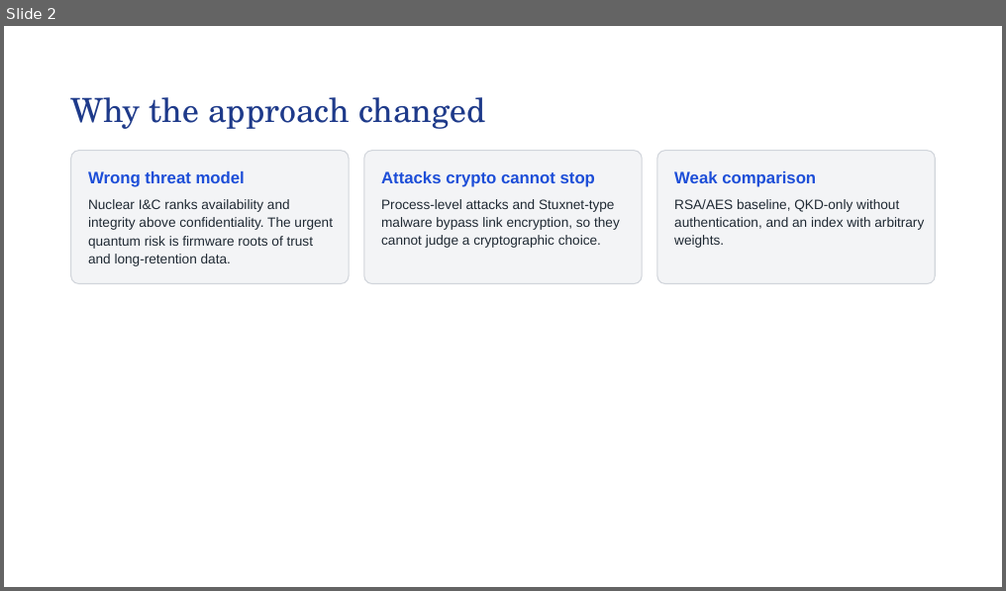
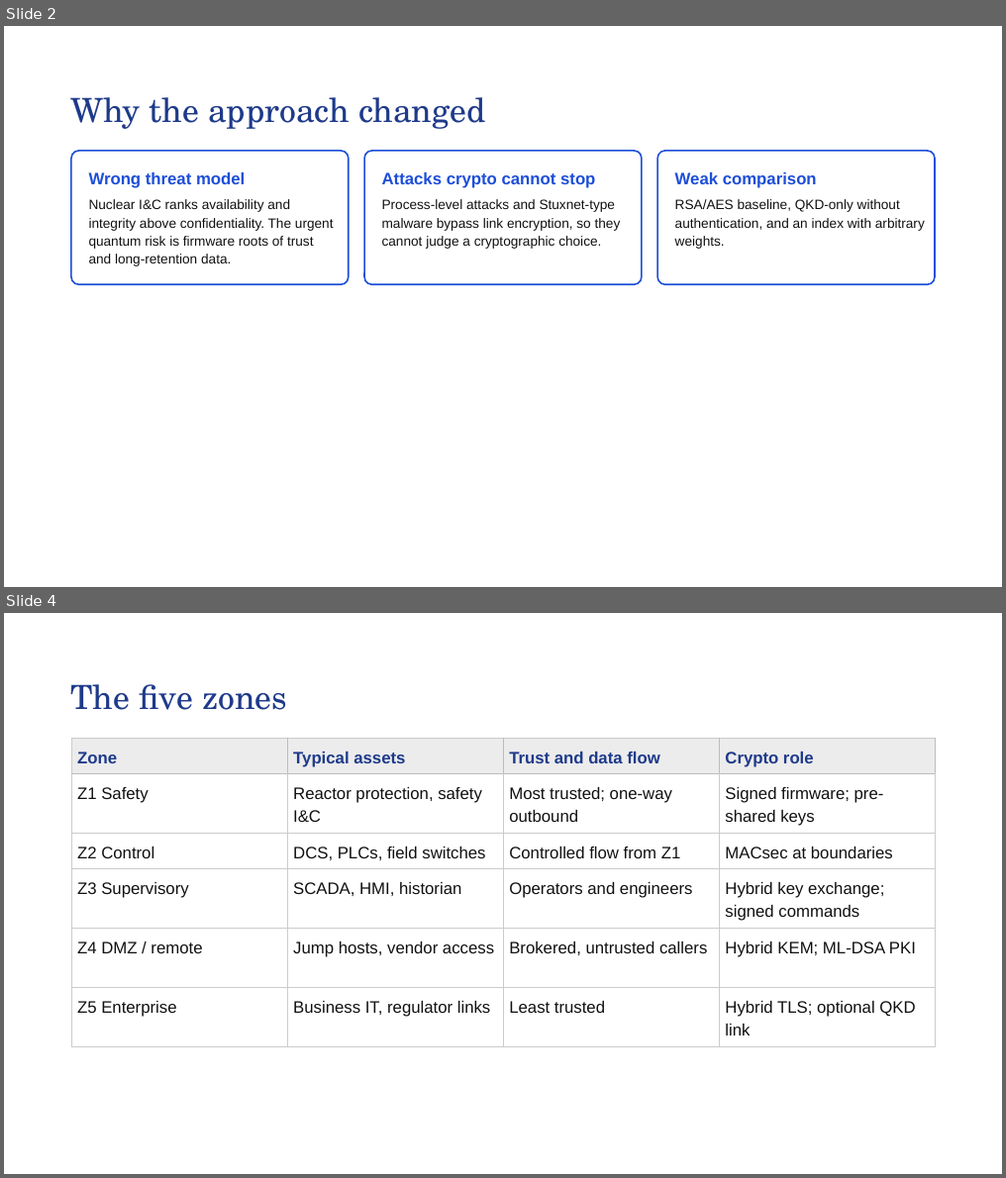
Before and after one commit to SAMeh-ZAGhloul/QRNF_True_Randomness_Tests, a slide deck: Docs/Zone-Wise PQC and QKD for SMR Control Systems.pptx. Shown one above the other, each under a label of ours: slide 2 before the commit, slides 2 and 4 after it; the slides between them are not shown. The pictures are 1006x591 and 1006x1178 pixels, drawn with LibreOffice and Linux fonts; fonts in the diff are those of the drawing. Boxes give left, top, right and bottom in pixels: in the first picture for what was removed or moved away, otherwise in the second. Text is boxed around its words. In the diff, an @@ line names an element or a change of style, - is before the commit and + after.

```diff
--- a/Docs/Zone-Wise PQC and QKD for SMR Control Systems.pptx
+++ b/Docs/Zone-Wise PQC and QKD for SMR Control Systems.pptx
@@ slide 4 added at box(4, 613, 1002, 1174), background #FFFFFF @@
@@ title added at box(70, 684, 287, 710), 32 pt, text #1E3A8A @@
+The five zones
@@ table added at box(71, 738, 937, 1048), 6 rows, 4 columns @@
+Zone | Typical assets | Trust and data flow | Crypto role
+Z1 Safety | Reactor protection, safety I&C | Most trusted; one-way outbound | Signed firmware; pre-shared keys
+Z2 Control | DCS, PLCs, field switches | Controlled flow from Z1 | MACsec at boundaries
+Z3 Supervisory | SCADA, HMI, historian | Operators and engineers | Hybrid key exchange; signed commands
+Z4 DMZ / remote | Jump hosts, vendor access | Brokered, untrusted callers | Hybrid KEM; ML-DSA PKI
+Z5 Enterprise | Business IT, regulator links | Least trusted | Hybrid TLS; optional QKD link
@@ slide 2 changed as well @@
@@ fill #F3F4F6 to #FFFFFF; outline #D1D5DB 1 pt to #1D4ED8 1.5 pt; proportions changed in 3 elements at box(71, 151, 349, 285), box(364, 151, 642, 285), box(657, 151, 935, 285) @@
@@ text colour #1F2933 to #111111 in 3 elements at box(89, 199, 334, 267), box(382, 199, 621, 249), box(675, 199, 925, 249) @@
```
Also in this commit, not shown: 11 other slides changed, 1 other slide added, 5 other files.
